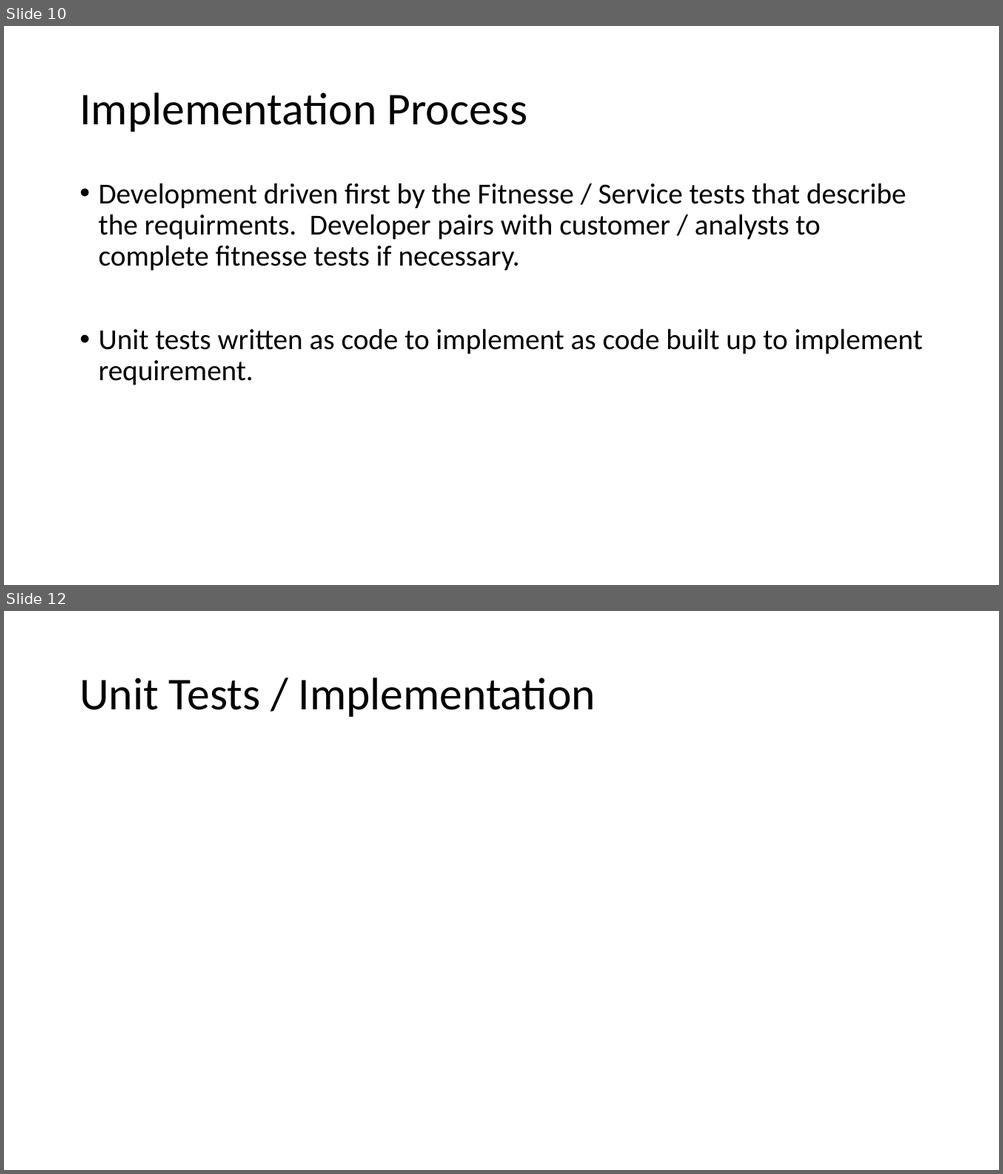
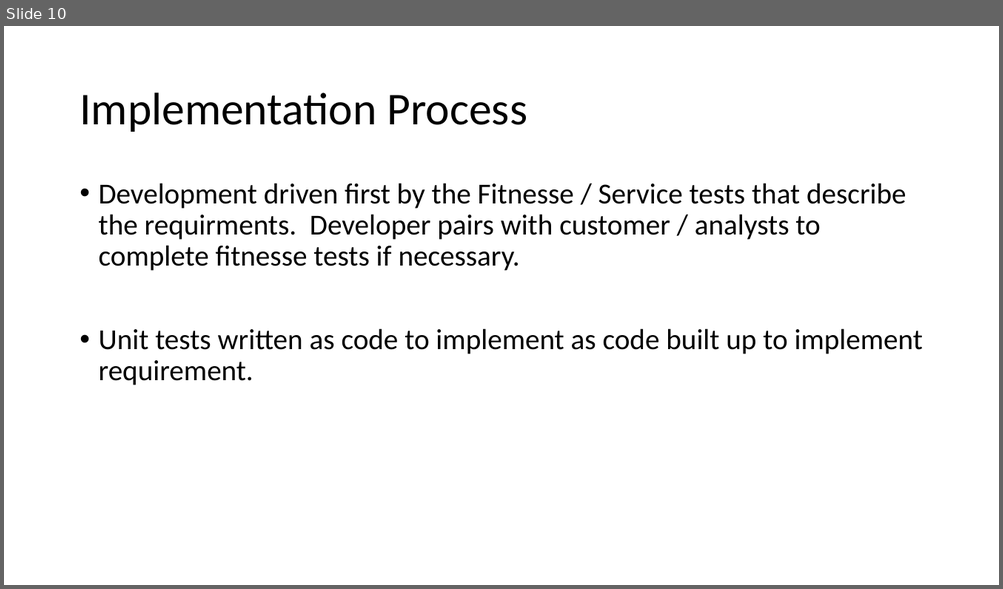
Before and after one commit to weaverj/testpyramidexample, a slide deck: Test Pyramid Presentation.pptx. Shown one above the other, each under a label of ours: slides 10 and 12 before the commit, slide 10 after it; the slides between them are not shown. The pictures are 1003x1174 and 1003x589 pixels, drawn with LibreOffice and Linux fonts; fonts in the diff are those of the drawing; background and template pictures are left out. Boxes give left, top, right and bottom in pixels: in the first picture for what was removed or moved away, otherwise in the second. Text is boxed around its words. In the diff, an @@ line names an element or a change of style, - is before the commit and + after.

```diff
--- a/Test Pyramid Presentation.pptx
+++ b/Test Pyramid Presentation.pptx
@@ slide 12 removed at [4,611,999,1170], background #FFFFFF @@
@@ title removed at [79,678,595,717] @@
-Unit Tests / Implementation
```
Also in this commit, not shown: 3 slides changed, 2 slides added, 1 other slide removed, 2 other files.
